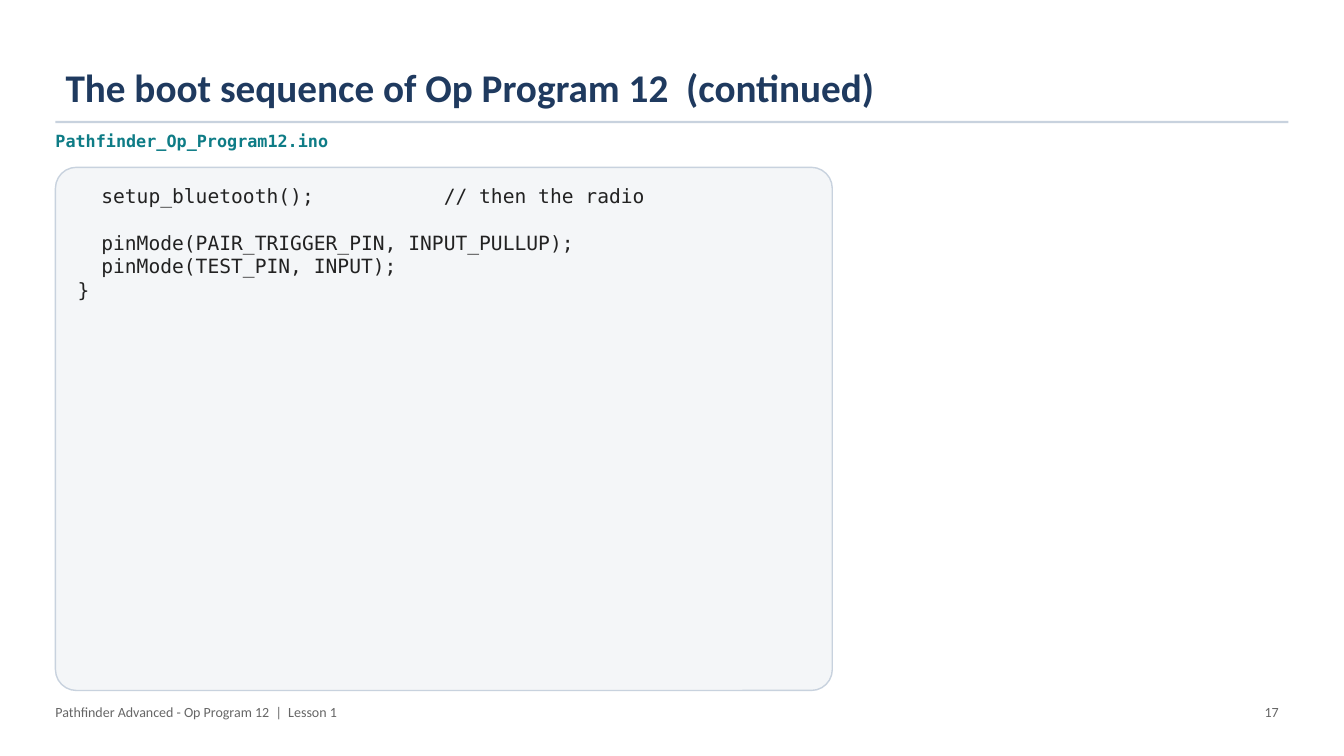
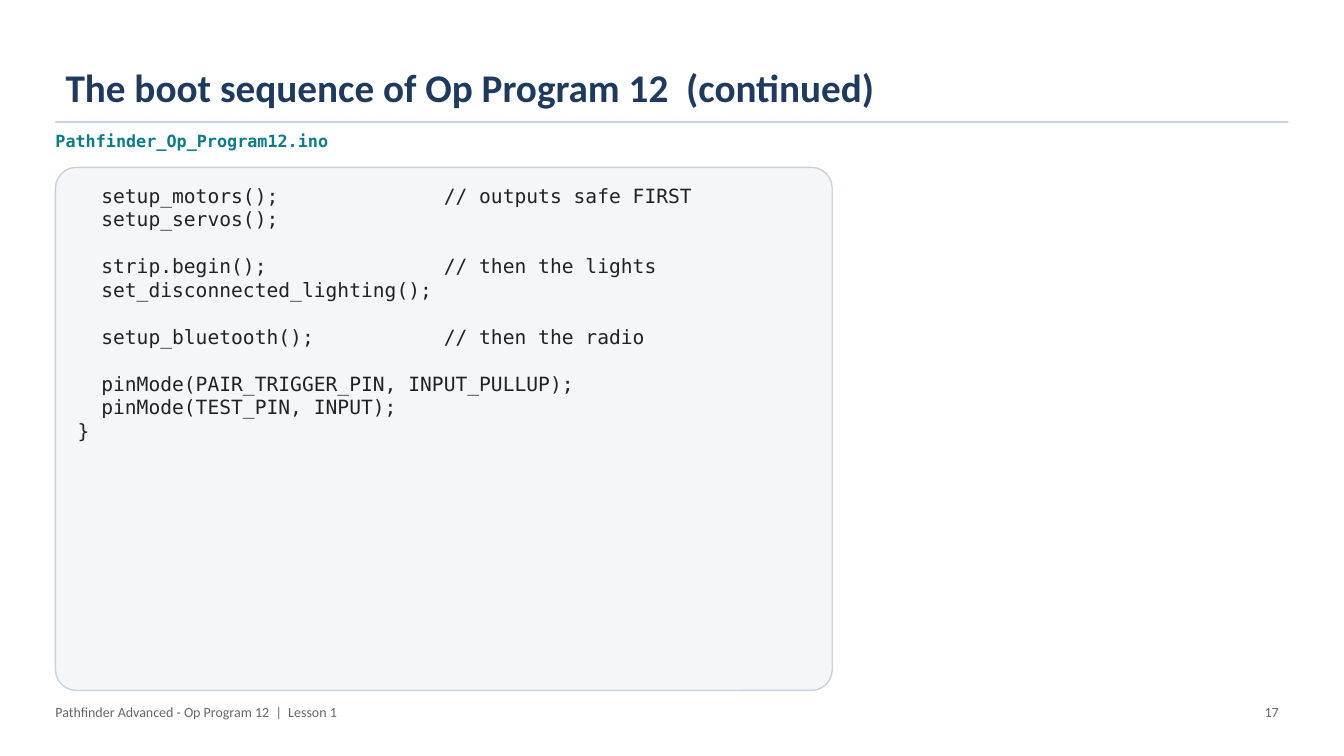
Before and after one commit to PorpoiseRobotics/porpoise-robotics, a slide deck: slide 17 of ground-vehicle/docs/courses/advanced/l1_architecture_and_toolchain.pptx. Drawn at 1344x756 pixels with LibreOffice and Linux fonts; fonts in the diff are those of the drawing. Boxes give left, top, right and bottom in pixels: in the first picture for what was removed or moved away, otherwise in the second. Text is boxed around its words. In the diff, an @@ line names an element or a change of style, - is before the commit and + after.

```diff
--- a/ground-vehicle/docs/courses/advanced/l1_architecture_and_toolchain.pptx
+++ b/ground-vehicle/docs/courses/advanced/l1_architecture_and_toolchain.pptx
@@ text in rounded rectangle at [101, 188, 692, 302]: paragraphs added @@
+setup_motors(); // outputs safe FIRST
+setup_servos();
+strip.begin(); // then the lights
+set_disconnected_lighting();
```
Also in this commit, not shown: 1 other slide changed, 15 other files.
